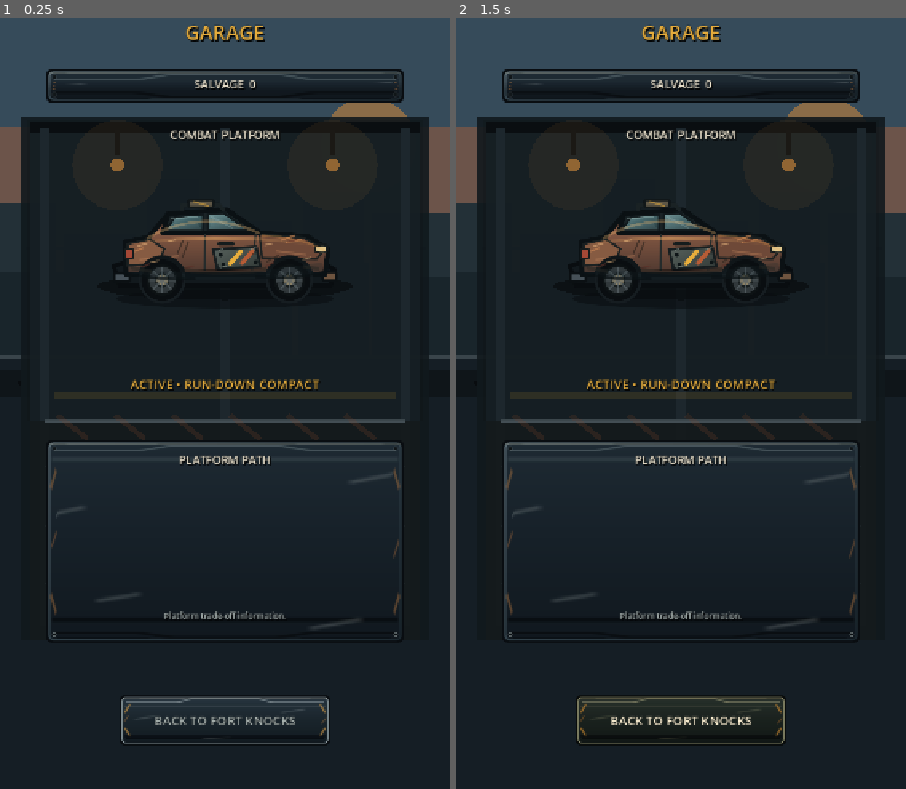
Above: before the commit, frames 1-2 (left to right).
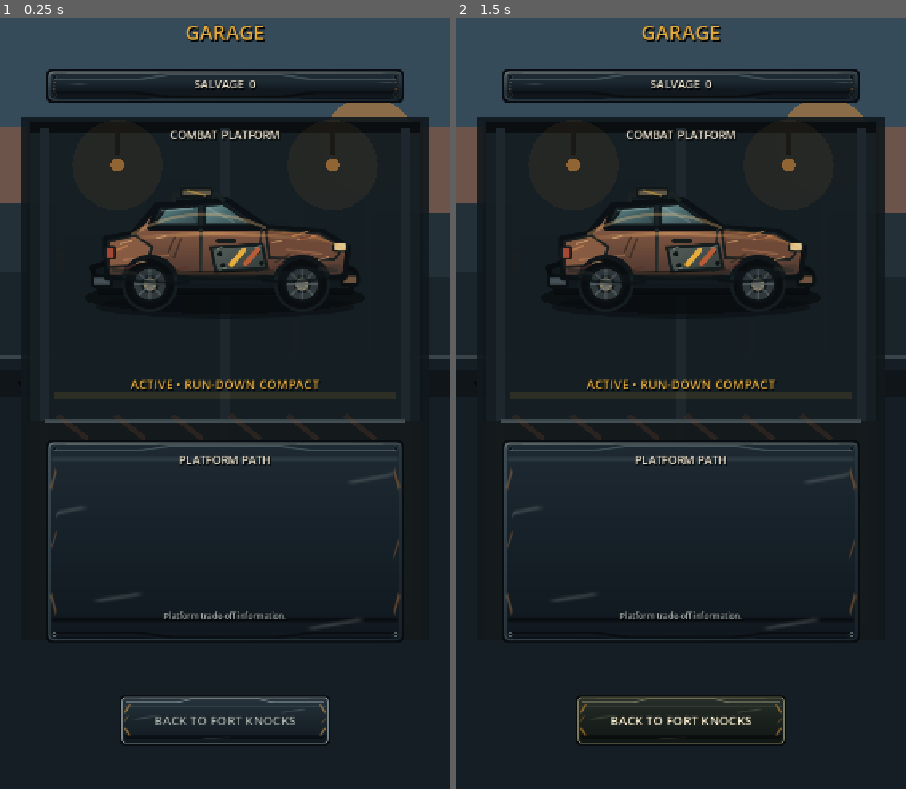
Above: after the commit, the same moments.

Repository: phantompixel-developer/FortKnocks
Game: Godot game, scene res://game/progression/garage_screen.tscn
Two runs of this game, one before a commit and one after it. Both use one fixed random seed, a clock stepped at 60 frames per second and the inputs below. This scene is started directly instead of the project's main scene.
Inputs (mouse positions are in pixels of both pictures, inside the frame that each line leads up to):
- Up to frame 1 (0.25 s): no input
- Up to frame 2 (1.5 s): tap Enter at 0.5 s; move the mouse to (780, 349) at 0.52 s; click (780, 349) at 0.67 s; click "BACK TO FORT KNOCKS" at 1.25 s

The runs differ from the first frame. In frame 1, 2.8% of the frame differs, in the area x 20-80%, y 22-39%; in frame 2, 2.8%.

Commit message:
ui: make garage platform the visual hero

Diff:
--- a/game/presentation/platform_showcase.gd
+++ b/game/presentation/platform_showcase.gd
@@ -18,19 +18,26 @@
 	queue_redraw()
 
 func _draw() -> void:
-	var center := size * 0.5
-	draw_ellipse_shadow(center + Vector2(0, 54), Vector2(minf(size.x * 0.38, 205.0), 22.0))
+	var center := Vector2(size.x * 0.5, size.y * 0.48)
 
 	var texture := _texture_for_platform(_platform_id)
 	if texture != null:
-		var target_width := minf(size.x - 38.0, 440.0)
-		var aspect := 0.50 if _platform_id == "run_down_compact" else 0.47
+		# The reference treats the selected vehicle as the hero of the room.
+		# Keep only a narrow environmental margin around it instead of presenting
+		# the platform as a small thumbnail inside a large empty bay.
+		var target_width := minf(size.x - 24.0, 526.0)
+		var source_size := texture.get_size()
+		var aspect := source_size.y / maxf(source_size.x, 1.0)
 		var target_height := target_width * aspect
 		var target := Rect2(
 			center.x - target_width * 0.5,
-			center.y - target_height * 0.52,
+			center.y - target_height * 0.50,
 			target_width,
 			target_height
+		)
+		draw_ellipse_shadow(
+			Vector2(center.x, target.position.y + target.size.y * 0.80),
+			Vector2(minf(target_width * 0.43, 230.0), 26.0)
 		)
 		draw_texture_rect(texture, target, false)
 		_draw_module_indicator(center, target_width, target_height)
